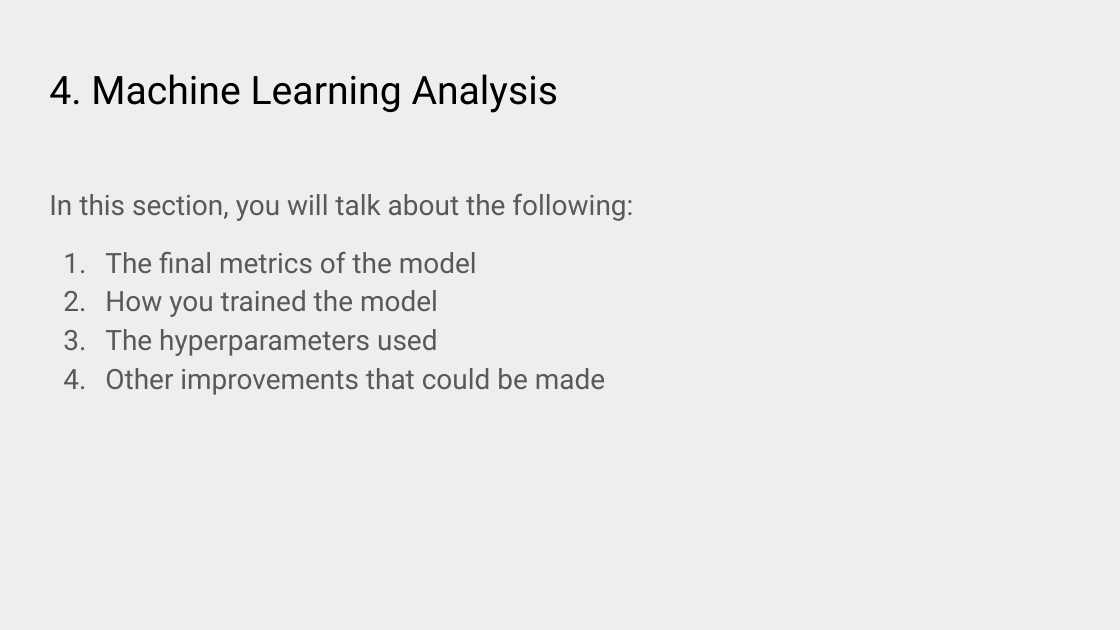
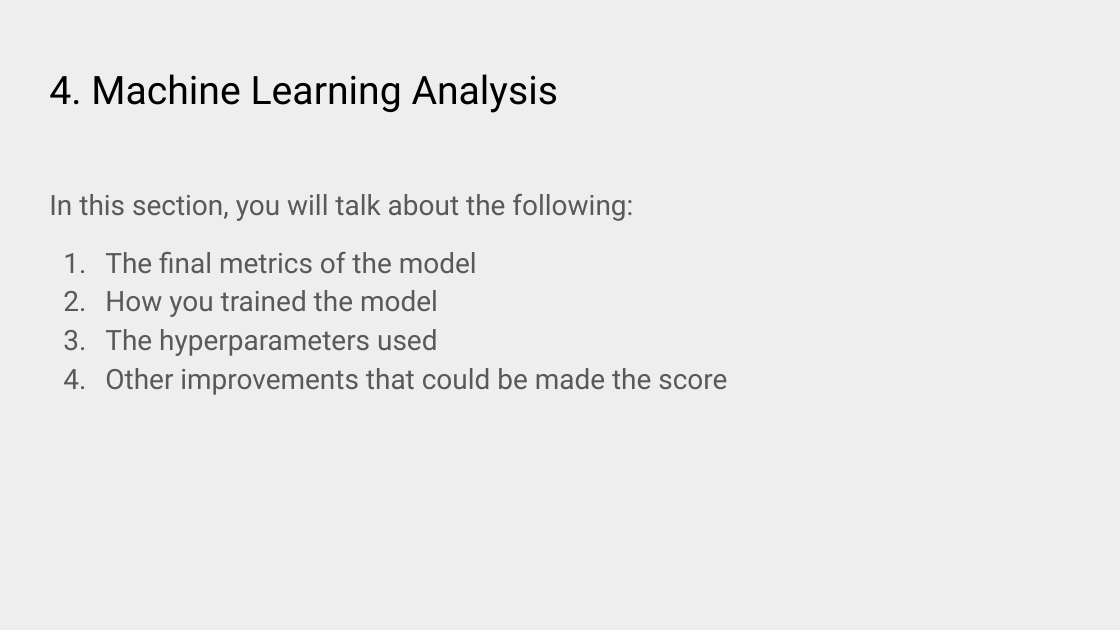
Before and after one commit to Maitha-mo/sampleGuys_final-project_dsml2021, a slide deck: slide 22 of Sample Guys _ Demo Day _ AstroLabs DS ML Bootcamp Oct Nov 2021.pptx (slide 16 before the commit). Drawn at 1120x630 pixels with LibreOffice and Linux fonts; fonts in the diff are those of the drawing. Boxes give left, top, right and bottom in pixels: in the first picture for what was removed or moved away, otherwise in the second. Text is boxed around its words. In the diff, an @@ line names an element or a change of style, - is before the commit and + after.

```diff
--- a/Sample Guys _ Demo Day _ AstroLabs DS ML Bootcamp Oct Nov 2021.pptx
+++ b/Sample Guys _ Demo Day _ AstroLabs DS ML Bootcamp Oct Nov 2021.pptx
@@ text at bbox=[105, 368, 727, 395]: text changed @@
-4. Other improvements that could be made
+4. Other improvements that could be made the score
```
Also in this commit, not shown: 4 other slides changed, 8 slides added, 2 slides removed, 1 other file.
